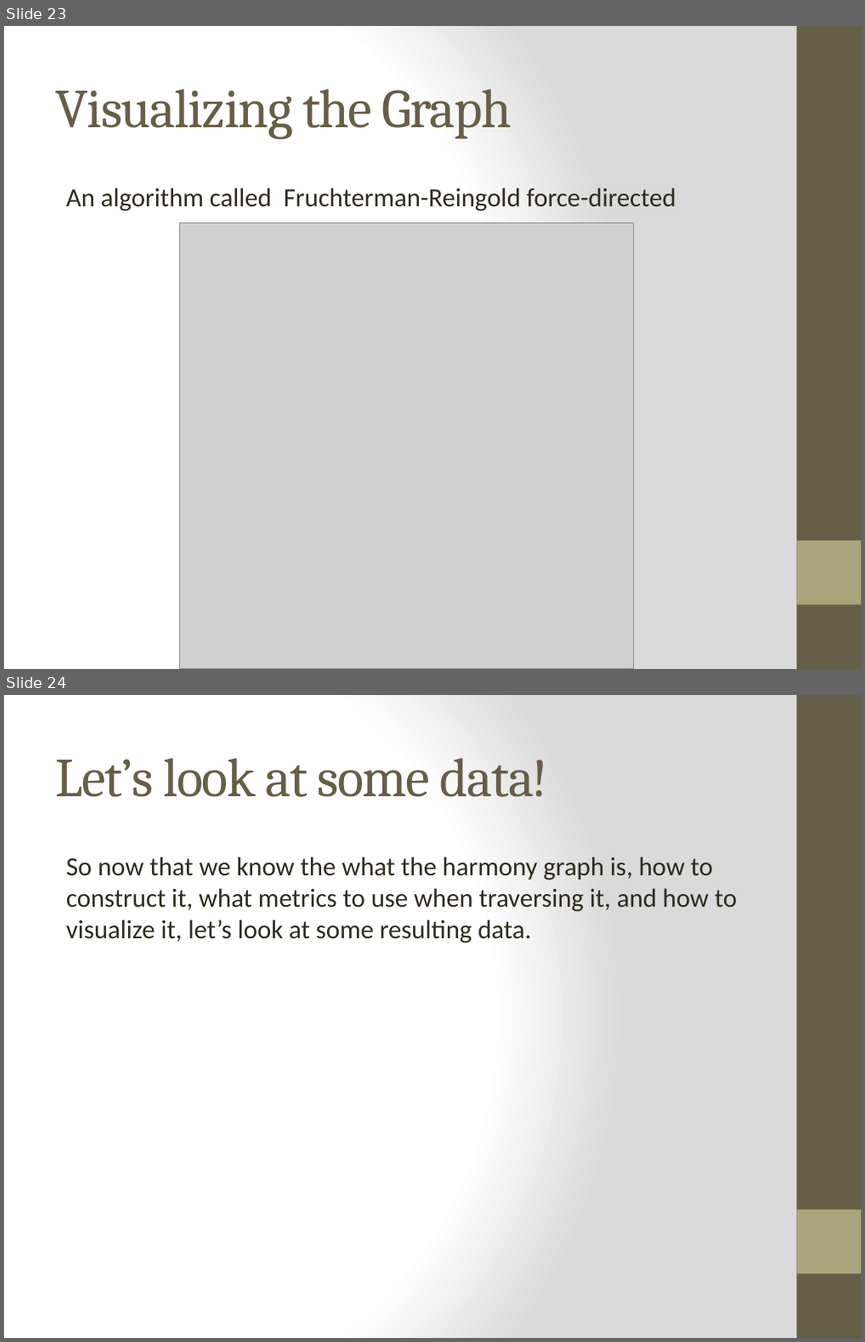
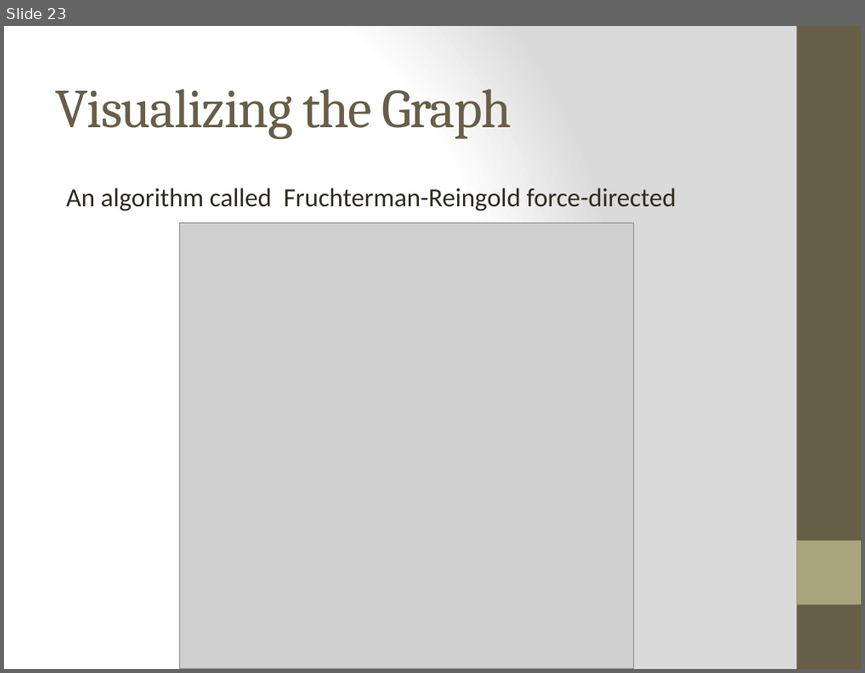
Before and after one commit to cjnolet/graph_analytics_final_project, a slide deck: Presentation.pptx. Shown one above the other, each under a label of ours: slides 23 and 24 before the commit, slide 23 after it. The pictures are 865x1342 and 865x673 pixels, drawn with LibreOffice and Linux fonts; fonts in the diff are those of the drawing; grey boxes stand for pictures. Boxes give left, top, right and bottom in pixels: in the first picture for what was removed or moved away, otherwise in the second. Text is boxed around its words. In the diff, an @@ line names an element or a change of style, - is before the commit and + after.

```diff
--- a/Presentation.pptx
+++ b/Presentation.pptx
@@ slide 24 removed at [4, 695, 861, 1338], background gradient #FFFFFF to #DADADA; not listed: 2 template elements that a slide beside it also shows @@
@@ title removed at [55, 758, 549, 797] @@
-Let’s look at some data!
@@ text removed at [66, 857, 737, 943] @@
-So now that we know the what the harmony graph is, how to construct it, what metrics to use when traversing it, and how to visualize it, let’s look at some resulting data.
```
Also in this commit, not shown: 7 slides changed.
